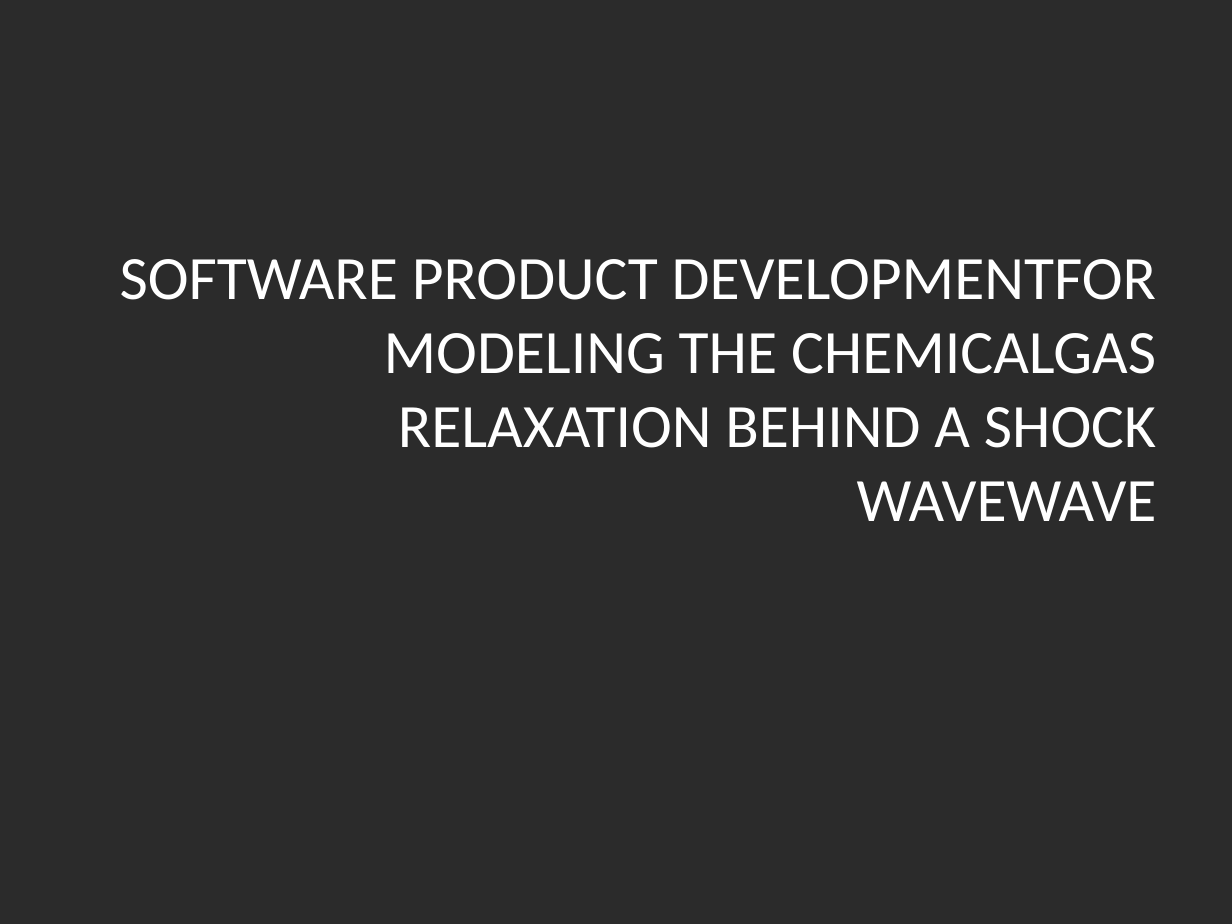
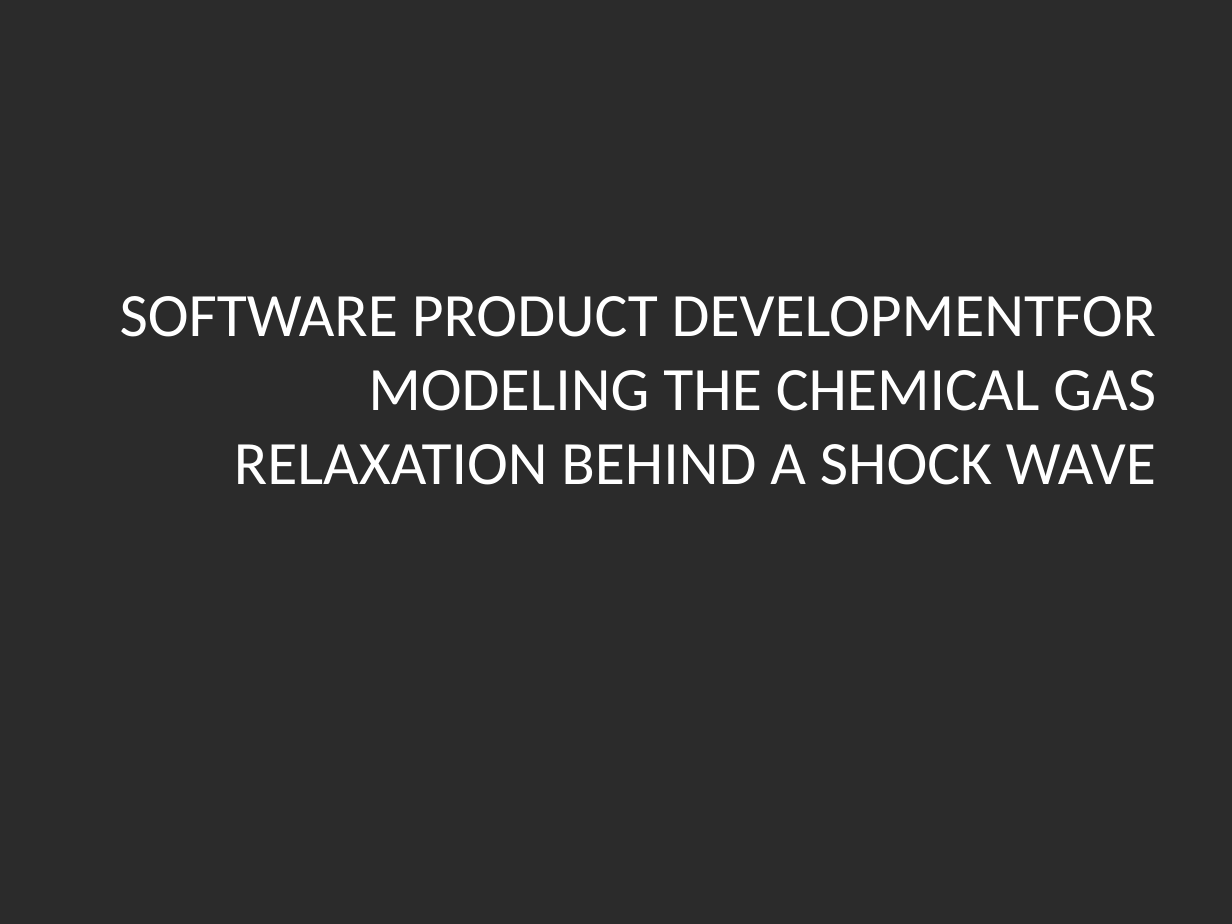
Before and after one commit to SpinSpinSugar/lectures, a slide deck: slide 1 of Student_conference/Relaxation_after_shockwave.pptx. Drawn at 1232x924 pixels with LibreOffice and Linux fonts; fonts in the diff are those of the drawing; background and template pictures are left out; a plain dark background stands for a picture behind light text. Boxes give left, top, right and bottom in pixels: in the first picture for what was removed or moved away, otherwise in the second. Text is boxed around its words. In the diff, an @@ line names an element or a change of style, - is before the commit and + after.

```diff
--- a/Student_conference/Relaxation_after_shockwave.pptx
+++ b/Student_conference/Relaxation_after_shockwave.pptx
@@ title at box(120, 296, 1156, 485): text changed @@
-SOFTWARE PRODUCT DEVELOPMENTFOR MODELING THE CHEMICALGAS RELAXATION BEHIND A SHOCK WAVEWAVE
+SOFTWARE PRODUCT DEVELOPMENTFOR MODELING THE CHEMICAL GAS RELAXATION BEHIND A SHOCK WAVE
```
Also in this commit, not shown: 1 other file.
